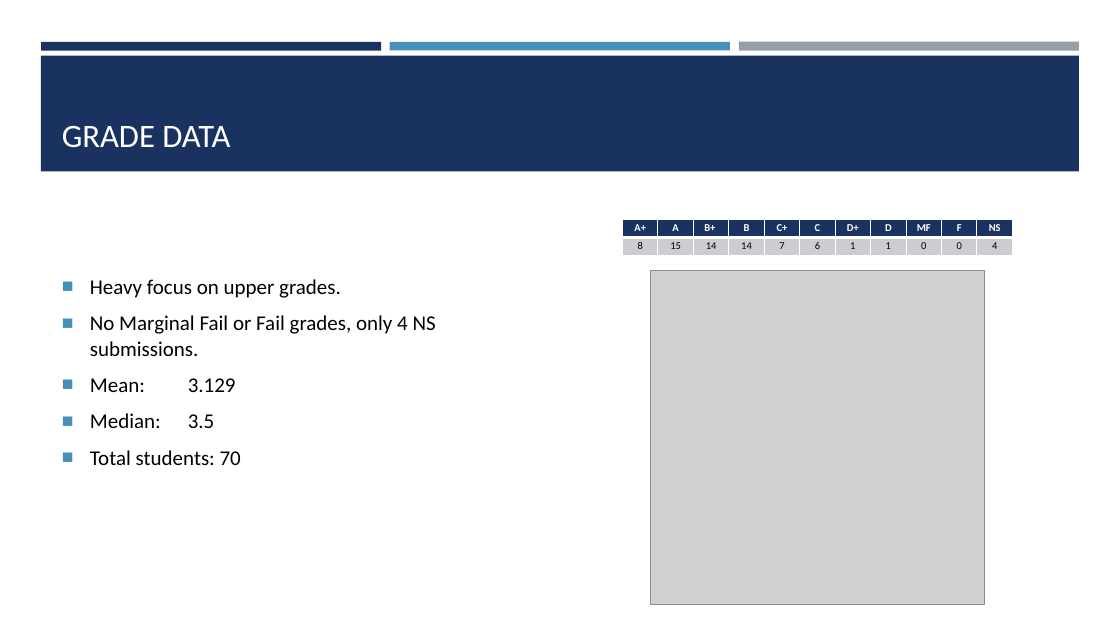
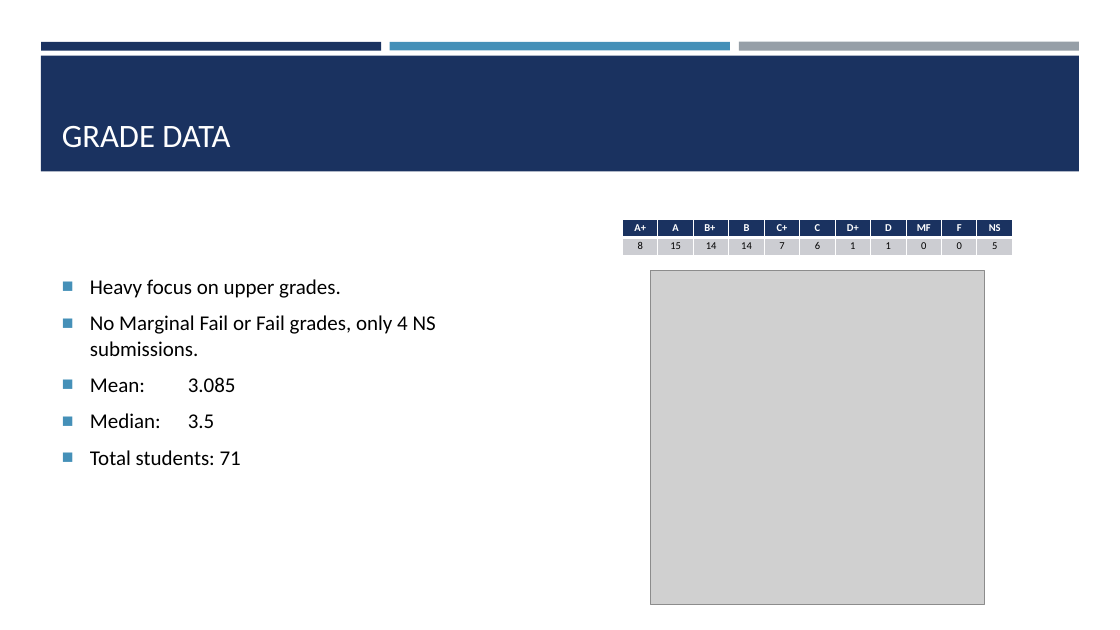
Before and after one commit to ChrisAcornleyPhD/CAP512Data, a slide deck: slide 15 of scripts/CAP512.pptx. Drawn at 1120x630 pixels with LibreOffice and Linux fonts; fonts in the diff are those of the drawing; grey boxes stand for pictures. Boxes give left, top, right and bottom in pixels: in the first picture for what was removed or moved away, otherwise in the second. Text is boxed around its words. In the diff, an @@ line names an element or a change of style, - is before the commit and + after.

```diff
--- a/scripts/CAP512.pptx
+++ b/scripts/CAP512.pptx
@@ table at [623, 219, 1011, 255] @@
-row 2, column 11: 4
+row 2, column 11: 5
@@ text at [90, 377, 236, 392]: text changed @@
-■ Mean: 3.129
+■ Mean: 3.085
@@ text at [90, 450, 241, 465]: text changed @@
-■ Total students: 70
+■ Total students: 71
```
Also in this commit, not shown: 12 other slides changed, 6 slides added, 2 slides removed, 22 other files.
